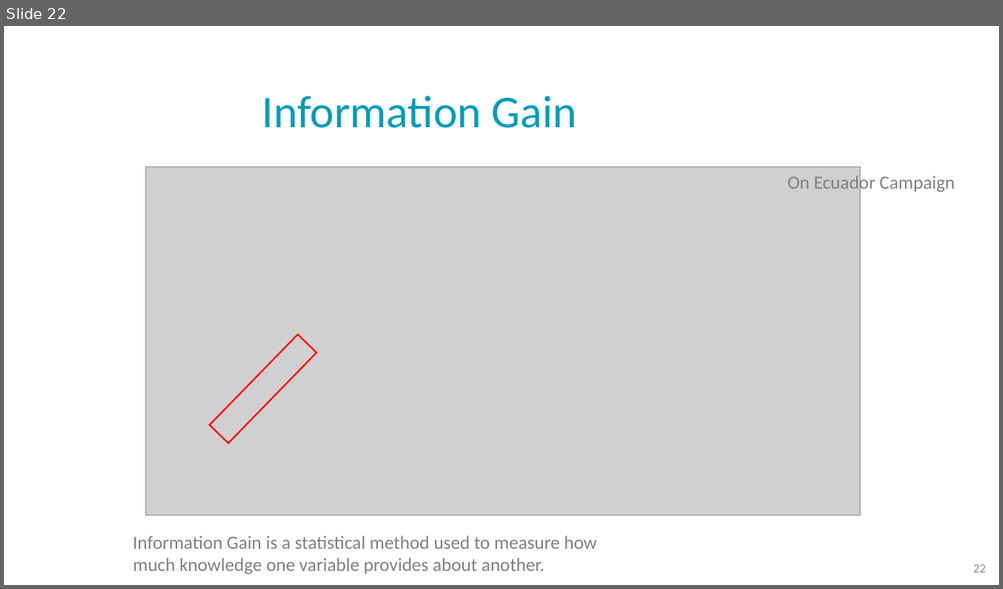
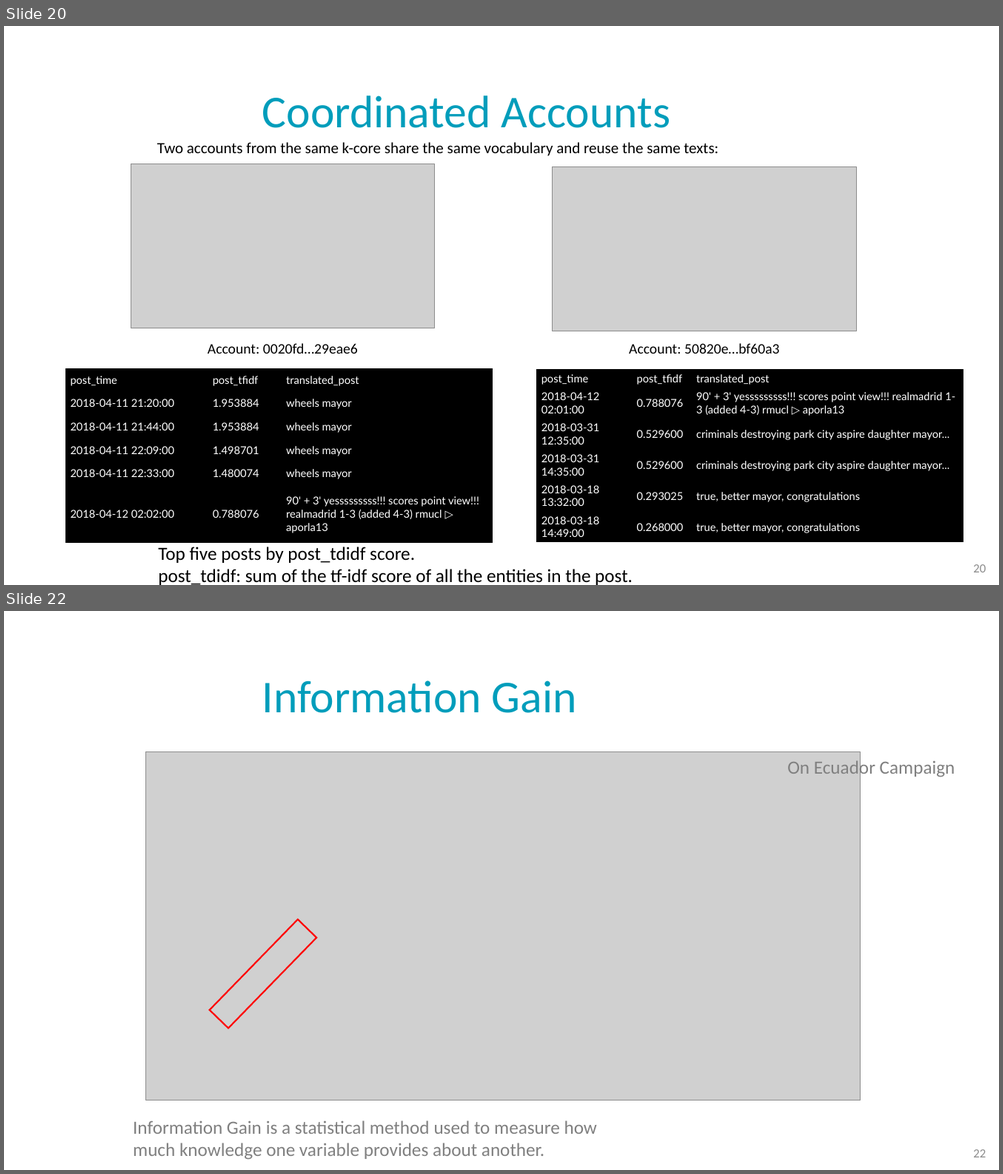
Before and after one commit to NoaTal1996/Backbone-Graph, a slide deck: docs/meeting/2026_08_05.pptx. Shown one above the other, each under a label of ours: slide 22 before the commit, slides 20 and 22 after it; the slides between them are not shown. The pictures are 1003x589 and 1003x1174 pixels, drawn with LibreOffice and Linux fonts; fonts in the diff are those of the drawing; grey boxes stand for pictures; background and template pictures are left out. Boxes give left, top, right and bottom in pixels: in the first picture for what was removed or moved away, otherwise in the second. Text is boxed around its words. In the diff, an @@ line names an element or a change of style, - is before the commit and + after.

```diff
--- a/docs/meeting/2026_08_05.pptx
+++ b/docs/meeting/2026_08_05.pptx
@@ slide 20 added at <box>4,26,999,585</box>, background picture (left out) @@
@@ title added at <box>262,96,670,128</box>, 44 pt, text #009DBB @@
+Coordinated Accounts
@@ text added at <box>157,142,718,156</box>, 15 pt, text #000000 @@
+Two accounts from the same k-core share the same vocabulary and reuse the same texts:
@@ picture added at <box>131,164,435,328</box> @@
@@ picture added at <box>552,167,856,331</box> @@
@@ text added at <box>208,343,358,354</box>, 14 pt, text #000000 @@
+Account: 0020fd…29eae6
@@ text added at <box>629,343,779,354</box>, 14 pt, text #000000 @@
+Account: 50820e…bf60a3
@@ table added at <box>65,369,492,543</box>, 6 rows, 3 columns @@
+post_time | post_tfidf | translated_post
+2018-04-11 21:20:00 | 1.953884 | wheels mayor
+2018-04-11 21:44:00 | 1.953884 | wheels mayor
+2018-04-11 22:09:00 | 1.498701 | wheels mayor
+2018-04-11 22:33:00 | 1.480074 | wheels mayor
+2018-04-12 02:02:00 | 0.788076 | 90' + 3' yesssssssss!!! scores point view!!! realmadrid 1-3 (added 4-3) rmucl ▷ aporla13
@@ table added at <box>536,370,964,544</box>, 6 rows, 3 columns @@
+post_time | post_tfidf | translated_post
+2018-04-12 02:01:00 | 0.788076 | 90' + 3' yesssssssss!!! scores point view!!! realmadrid 1-3 (added 4-3) rmucl ▷ aporla13
+2018-03-31 12:35:00 | 0.529600 | criminals destroying park city aspire daughter mayor...
+2018-03-31 14:35:00 | 0.529600 | criminals destroying park city aspire daughter mayor...
+2018-03-18 13:32:00 | 0.293025 | true, better mayor, congratulations
+2018-03-18 14:49:00 | 0.268000 | true, better mayor, congratulations
@@ text added at <box>158,547,632,585</box>, 18 pt, text #000000 @@
+Top five posts by post_tdidf score.
+post_tdidf: sum of the tf-idf score of all the entities in the post.
@@ page number added at <box>973,565,985,573</box>, 12 pt, text #8C8C8C @@
+20
```
Also in this commit, not shown: 4 slides changed, 1 other slide added, 4 slides removed, 1 other file.
